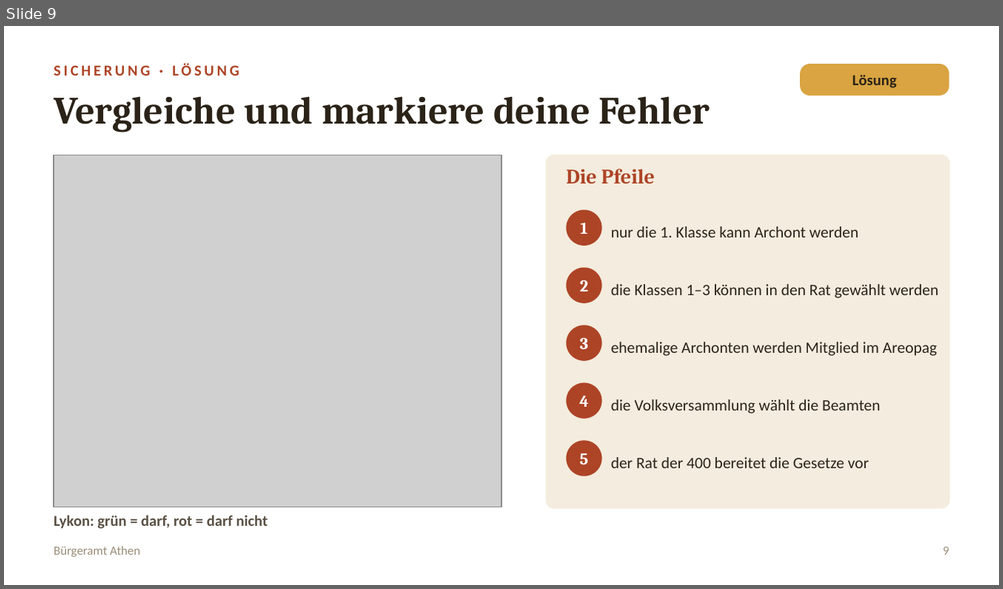
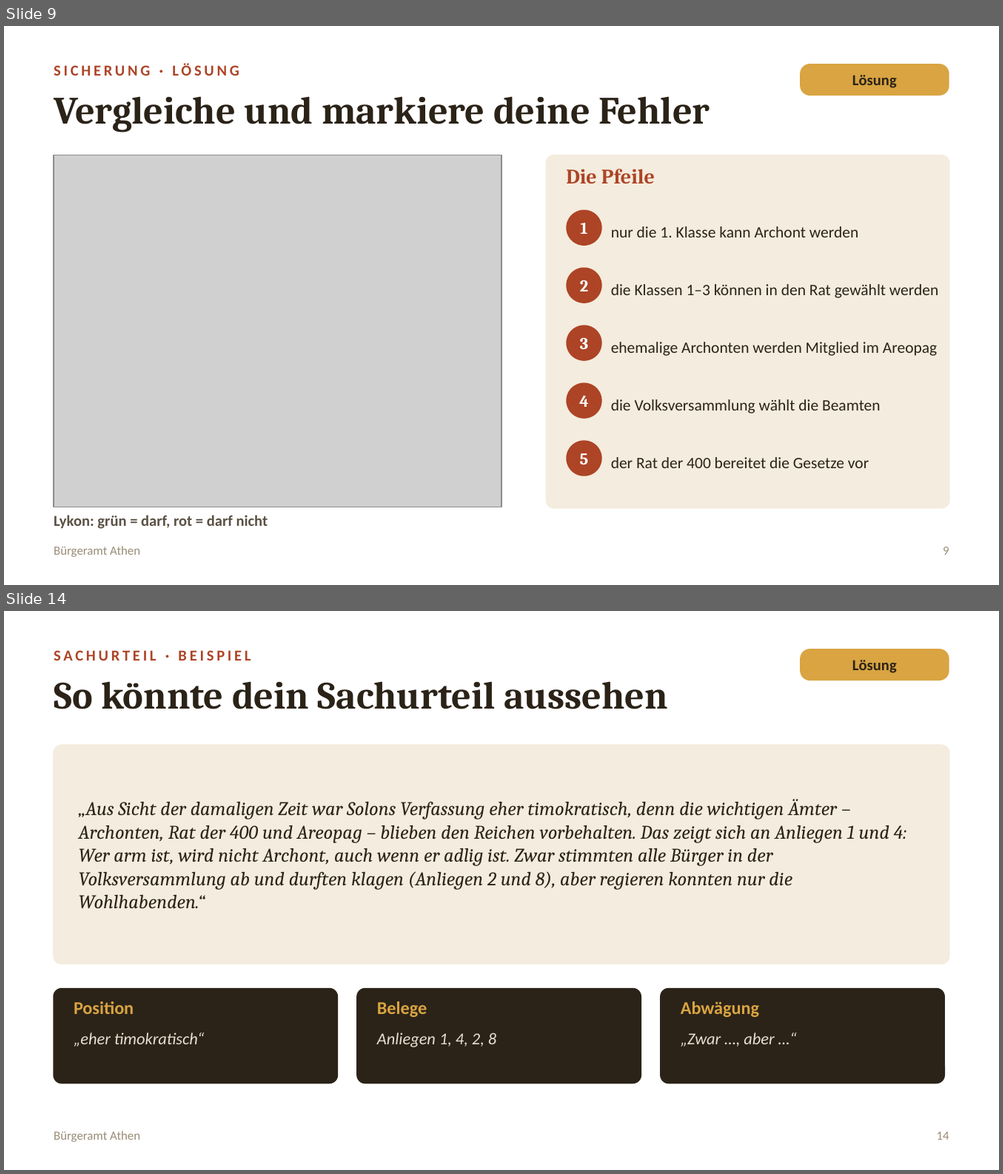
Before and after one commit to golzkonstantin-gif/Schule, a slide deck: Geschichte_11/Stunde_Buergeramt_Athen/Folien_Buergeramt_Athen.pptx. Shown one above the other, each under a label of ours: slide 9 before the commit, slides 9 and 14 after it; the slides between them are not shown. The pictures are 1003x589 and 1003x1174 pixels, drawn with LibreOffice and Linux fonts; fonts in the diff are those of the drawing; grey boxes stand for pictures. Boxes give left, top, right and bottom in pixels: in the first picture for what was removed or moved away, otherwise in the second. Text is boxed around its words. In the diff, an @@ line names an element or a change of style, - is before the commit and + after.

```diff
--- a/Geschichte_11/Stunde_Buergeramt_Athen/Folien_Buergeramt_Athen.pptx
+++ b/Geschichte_11/Stunde_Buergeramt_Athen/Folien_Buergeramt_Athen.pptx
@@ slide 14 added at (4, 611, 999, 1170), background #FFFFFF @@
@@ text added at (54, 650, 250, 661), 11 pt, text #AD4426, bold @@
+SACHURTEIL · BEISPIEL
@@ rounded rectangle added at (800, 649, 949, 681), fill #D9A441, 11 pt, text #2B2318, bold @@
+Lösung
@@ text added at (54, 681, 668, 709), 28 pt, text #2B2318, bold @@
+So könnte dein Sachurteil aussehen
@@ rounded rectangle added at (54, 745, 949, 964), fill #F4ECDE, outline #F4ECDE 1 pt @@
@@ text added at (79, 799, 907, 908), 14 pt, text #2B2318, italic @@
+„Aus Sicht der damaligen Zeit war Solons Verfassung eher timokratisch, denn die wichtigen Ämter – Archonten, Rat der 400 und Areopag – blieben den Reichen vorbehalten. Das zeigt sich an Anliegen 1 und 4: Wer arm ist, wird nicht Archont, auch wenn er adlig ist. Zwar stimmten alle Bürger in der Volksversammlung ab und durften klagen (Anliegen 2 und 8), aber regieren konnten nur die Wohlhabenden.“
@@ rounded rectangle added at (54, 989, 337, 1083), fill #2B2318, outline #2B2318 1 pt @@
@@ text added at (74, 1002, 134, 1014), 13 pt, text #D9A441, bold @@
+Position
@@ rounded rectangle added at (357, 989, 640, 1083), fill #2B2318, outline #2B2318 1 pt @@
@@ text added at (377, 1002, 427, 1017), 13 pt, text #D9A441, bold @@
+Belege
@@ rounded rectangle added at (660, 989, 944, 1083), fill #2B2318, outline #2B2318 1 pt @@
@@ text added at (680, 1002, 759, 1017), 13 pt, text #D9A441, bold @@
+Abwägung
@@ text added at (74, 1033, 205, 1047), 12 pt, text #E8DFD0, italic @@
+„eher timokratisch“
@@ text added at (377, 1033, 496, 1048), 12 pt, text #E8DFD0, italic @@
+Anliegen 1, 4, 2, 8
@@ text added at (680, 1033, 774, 1047), 12 pt, text #E8DFD0, italic @@
+„Zwar …, aber …“
@@ text added at (54, 1131, 140, 1142), 9 pt, text #998C77 @@
+Bürgeramt Athen
@@ text added at (936, 1132, 949, 1140), 9 pt, text #998C77 @@
+14
```
Also in this commit, not shown: 7 other slides added, 2 other files.
